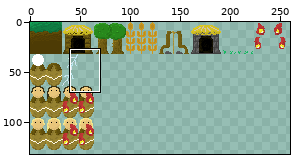
Sprite sheet, stored at game1/images/ss.png. The picture above shows the old version from afar; the outline marks the close-up.
Close-up. The starting point:
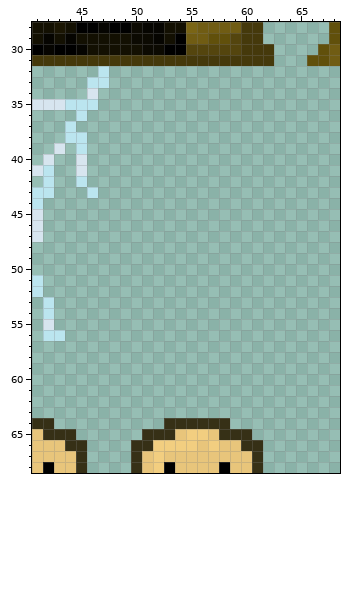
The file is 320x320 pixels. Pixels under 10% opacity are left out. Colours within 5 levels of each other are drawn and written as one. Shown: x 41..68, y 28..68. The wide view leaves out empty margins.
After:
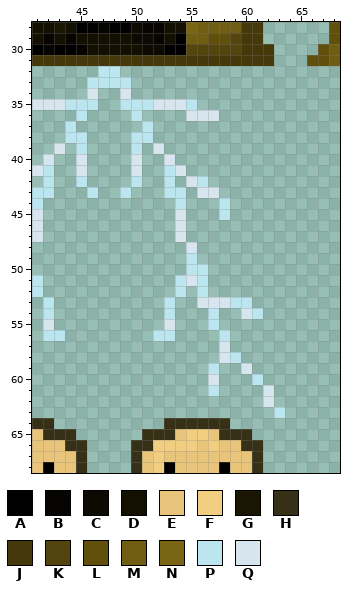
Palette (. is transparent): A #000000  B #060501  C #0c0a02  D #131002  E #e8c57b  F #f2ce80  G #1b1603  H #363016  J #45390b  K #54450e  L #61500b  M #705c13  N #7a6515  P #bbe5ef  Q #d7e5ef
The exact change:
Changed rows in their new state; - is an unchanged pixel.
first column x 48:
32 P---------------
33 PP--------------
34 -Q--------------
35 -PPPQQQP--------
36 --P----QQQ------
37 ---P------------
38 --PP------------
39 --P-Q-----------
40 --Q--Q----------
41 --Q--PQ---------
42 --P--P-QP-------
43 -P---PP-QQ------
44 ------P---P-----
45 ------Q---P-----
46 ------Q---------
47 ------Q---------
48 -------Q--------
49 -------P--------
50 -------PP-------
51 ------PQP-------
52 ------P-P-------
53 -----P--QQQPP---
54 -----P---P--QP--
55 -----Q---P------
56 ----PP----P-----
57 ----------Q-----
58 ----------QP----
59 ---------P--Q---
60 ---------Q---P--
61 ---------P----Q-
62 --------------Q-
63 ---------------P
Changed places in both close-ups, as pixel boxes (x1, y1, x2, y2):
added: (109, 66, 285, 418)
